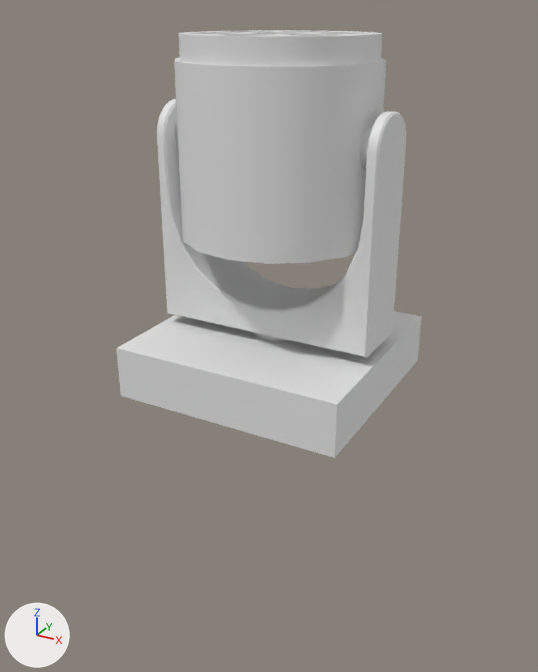
What one commit did to the glTF model plugin-visualizer/resources/model/beeeye.glb.
Both versions are drawn from a camera (50 mm lens) standing at (0.553, -1.032, 0.593) and looking at (-0.017, 0.005, 0.074). Arrows for +X, +Y and +Z are at lower left; the lights stay in place. The picture after the commit comes second.

Objects in the first picture: 'base', 'case', 'pan_z', 'rotor_z' and 2 more.
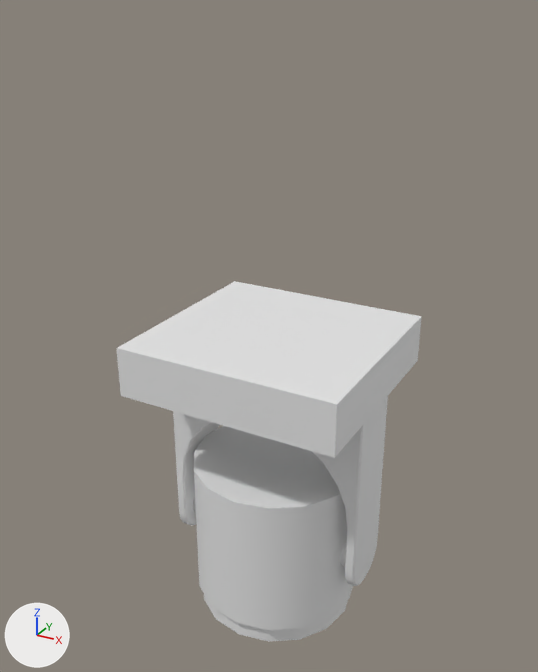
Commit message: updated bee eye model

Changed parts and their boxes [x1, y1, x2, y2] in the pictures (538 x 672 px):
'case', turned, moved: before [174, 58, 386, 264]; after [194, 426, 353, 630]
'base', turned: before [116, 311, 422, 458]; after [116, 281, 422, 458]
'pan_z', turned, moved: before [157, 99, 406, 357]; after [173, 396, 388, 586]
'rotor_z', turned, moved: before [179, 30, 382, 66]; after [204, 595, 348, 642]
'tilt_x', turned, moved (mostly hidden): before [174, 122, 372, 171]; after [193, 497, 347, 567]
'Cylinder', turned (not visible afterwards): before [254, 332, 286, 341]

The change, as a list of edits to the scene's bpy script:
```text
Change ob_base:
    ob_base.rotation_euler: (3.142, 0.0, 0.0) -> (0.0, -3.142, 0.0)  # degrees (180, 0, 0) -> degrees (0, -180, 0)
Change ob_pan_z:
    ob_pan_z.location: (0.0, 0.0, -0.238) -> (0.0, 0.0, 0.235)
    ob_pan_z.rotation_euler: (-1.571, 0.0, 0.0) -> (1.571, 0.0, 0.0)  # degrees (-90, 0, 0) -> degrees (90, 0, 0)
```
